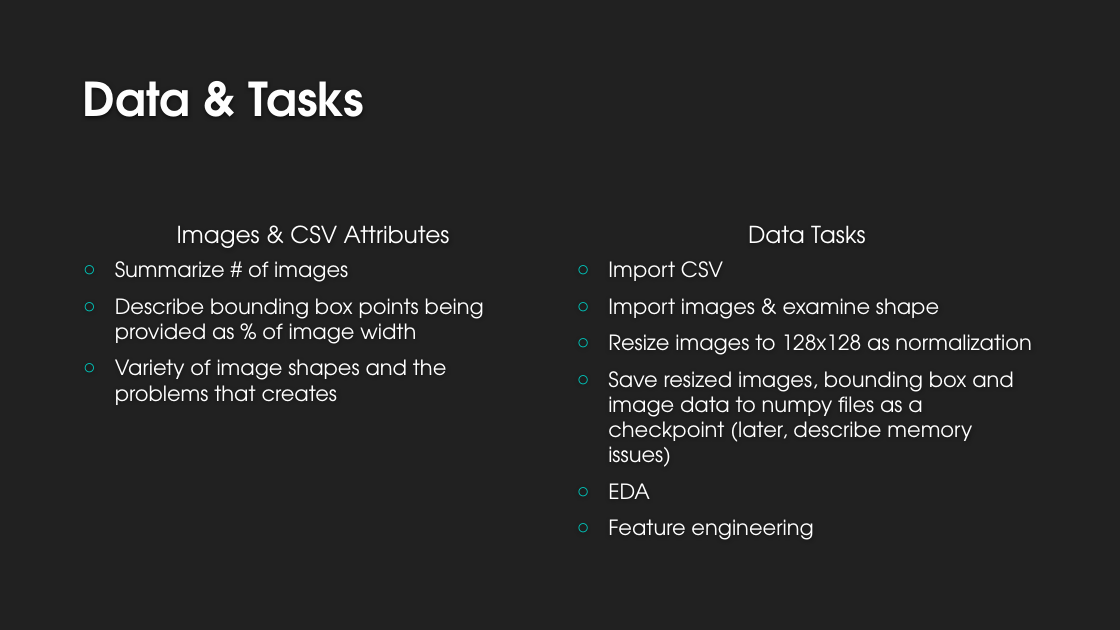
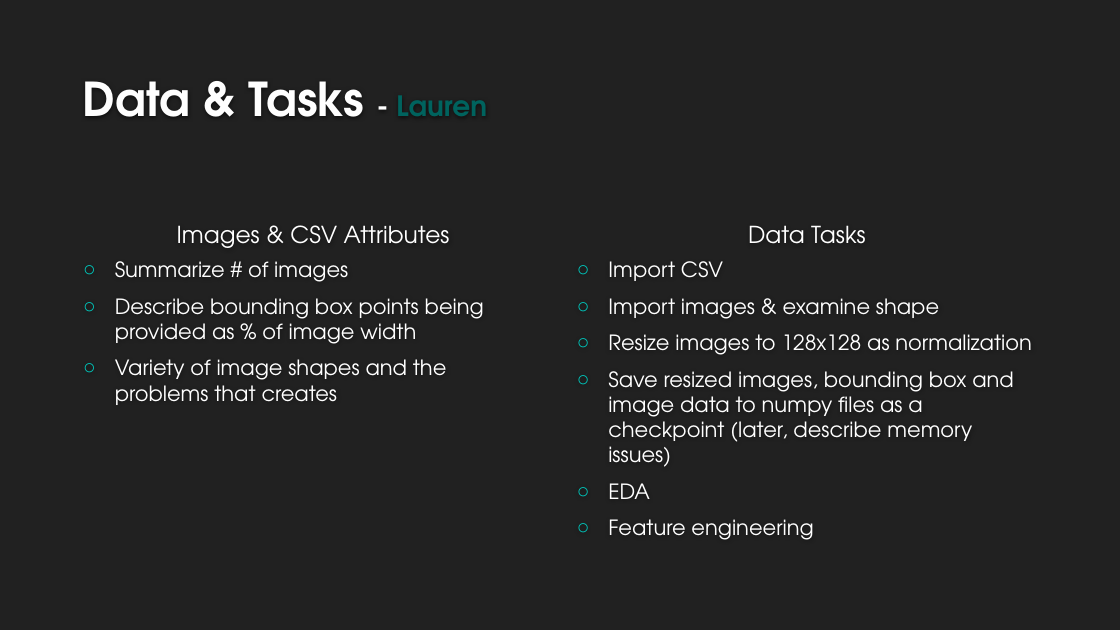
Before and after one commit to LaurenMadar/AML-finalgroup2, a slide deck: slide 4 of other/Group2_Phase1.pptx (slide 3 before the commit). Drawn at 1120x630 pixels with LibreOffice and Linux fonts; fonts in the diff are those of the drawing; background and template pictures are left out. Boxes give left, top, right and bottom in pixels: in the first picture for what was removed or moved away, otherwise in the second. Text is boxed around its words. In the diff, an @@ line names an element or a change of style, - is before the commit and + after.

```diff
--- a/other/Group2_Phase1.pptx
+++ b/other/Group2_Phase1.pptx
@@ title at box(83, 81, 487, 117): text changed @@
-Data & Tasks
+Data & Tasks - Lauren
```
Also in this commit, not shown: 5 other slides changed, 3 slides added, 1 slide removed.
